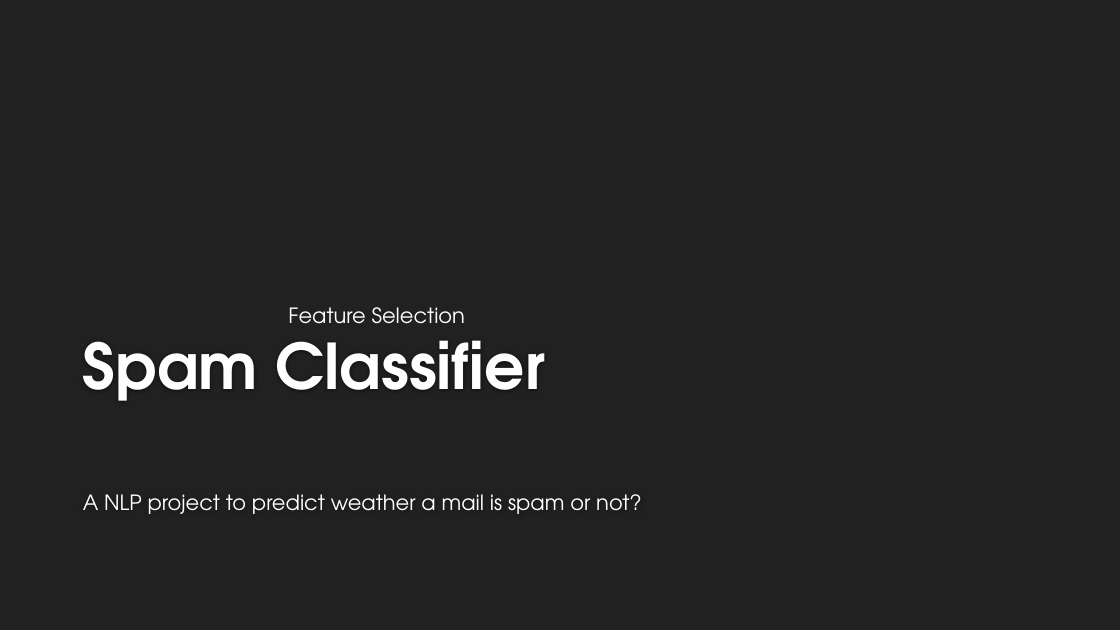
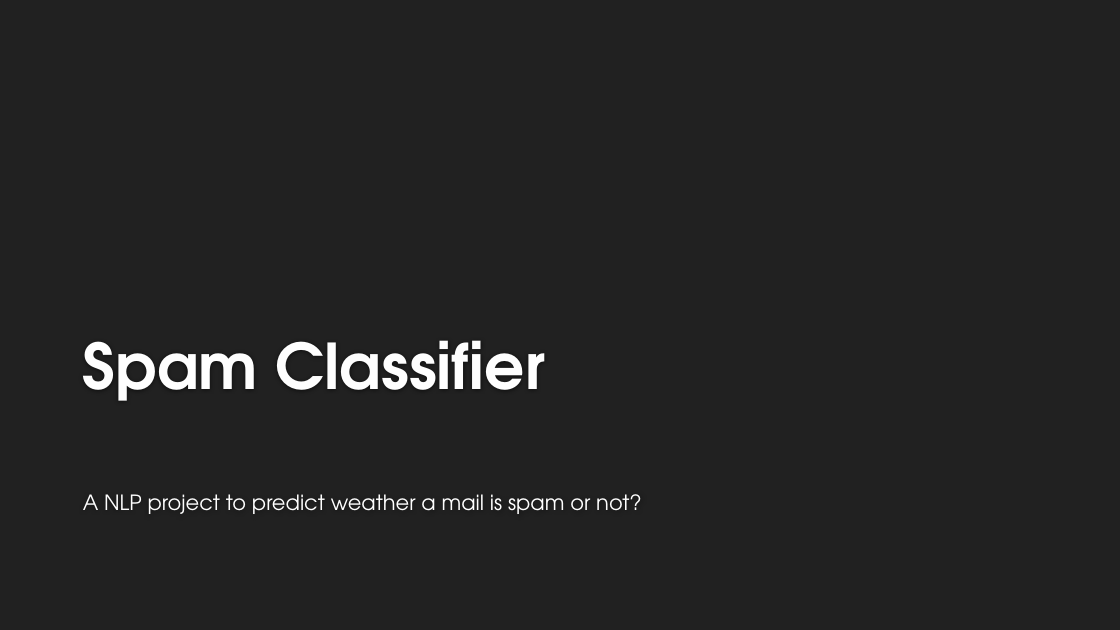
Before and after one commit to Sarvesh-Kesharwani/Spam_Classifier, a slide deck: slide 1 of ppt/Spam Classifier.pptx. Drawn at 1120x630 pixels with LibreOffice and Linux fonts; fonts in the diff are those of the drawing; background and template pictures are left out. Boxes give left, top, right and bottom in pixels: in the first picture for what was removed or moved away, otherwise in the second. Text is boxed around its words. In the diff, an @@ line names an element or a change of style, - is before the commit and + after.

```diff
--- a/ppt/Spam Classifier.pptx
+++ b/ppt/Spam Classifier.pptx
@@ text removed at <box>288,307,465,324</box> @@
-Feature Selection
```
Also in this commit, not shown: 4 other slides changed, 7 slides added, 9 slides removed, 3 other files.
